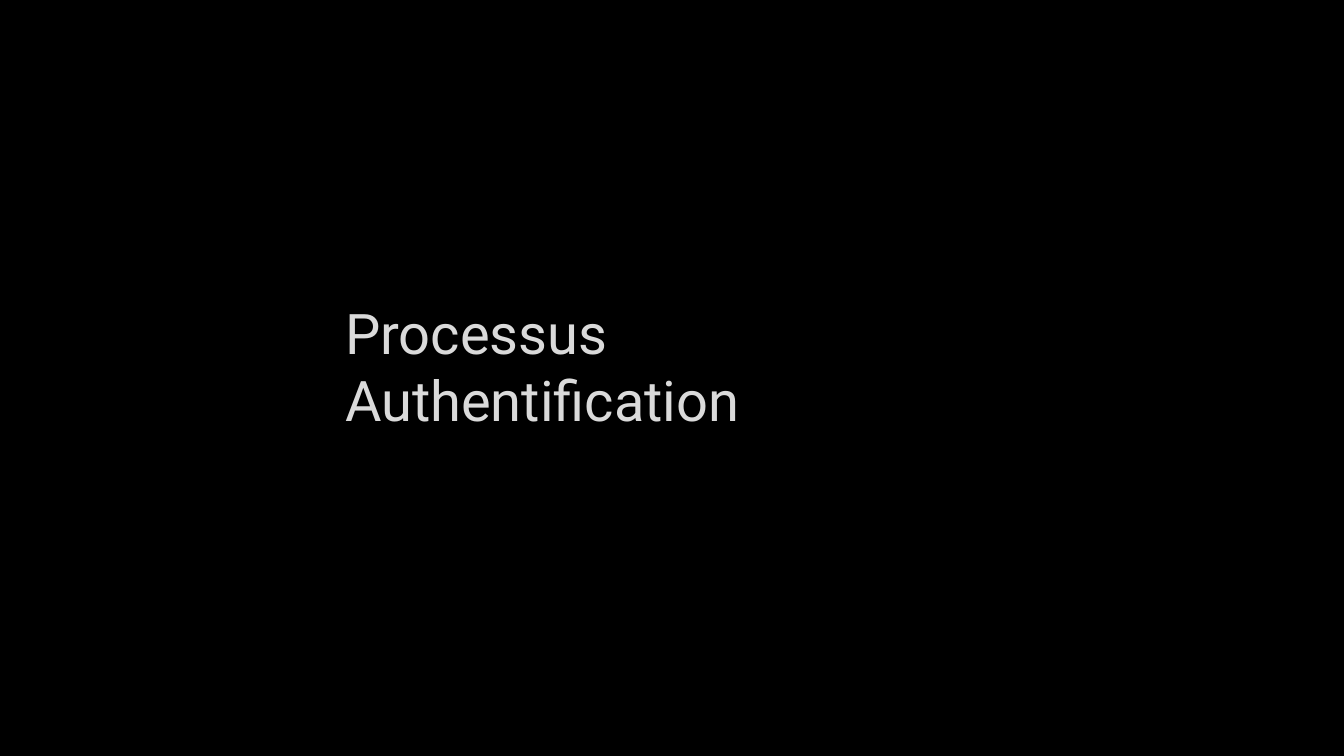
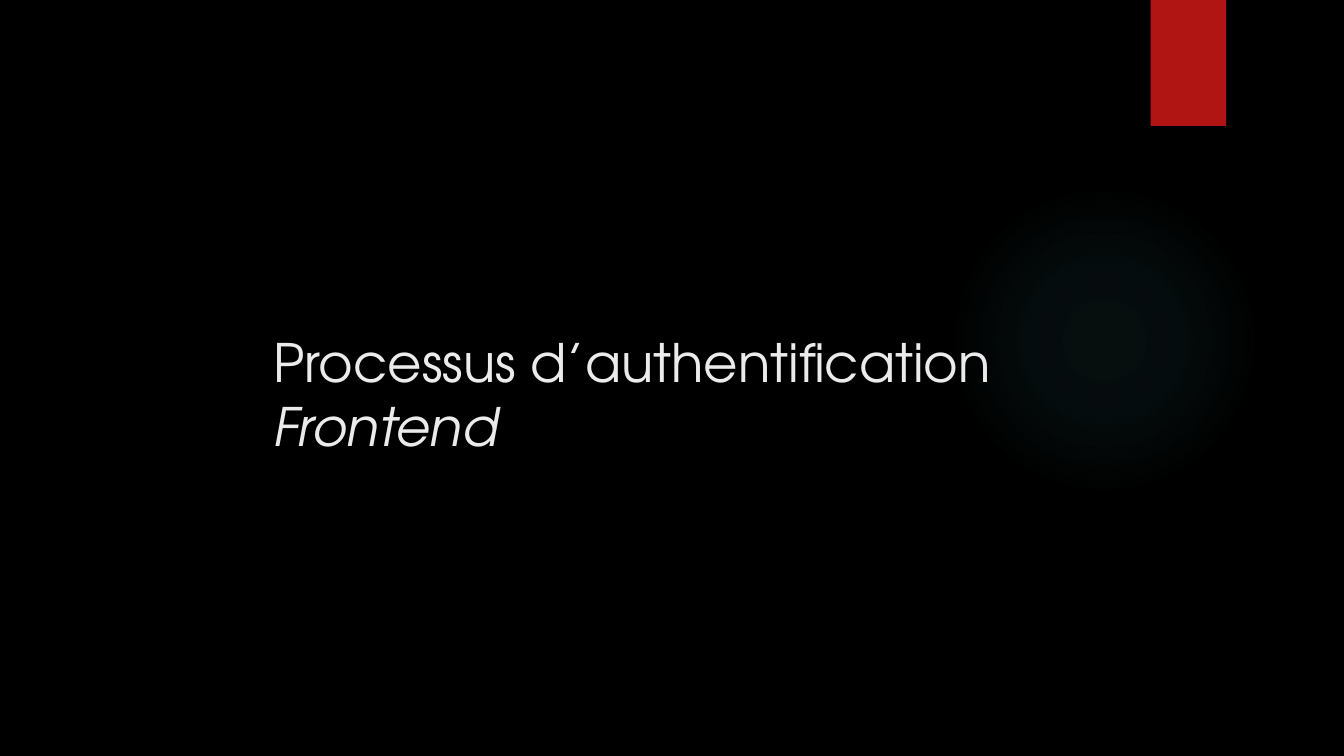
Before and after one commit to mbonjour/Shoot4Stats, a slide deck: slide 4 of Documentation/Défense/Shoot4stats.pptx (slide 3 before the commit). Drawn at 1344x756 pixels with LibreOffice and Linux fonts; fonts in the diff are those of the drawing; background and template pictures are left out. Boxes give left, top, right and bottom in pixels: in the first picture for what was removed or moved away, otherwise in the second. Text is boxed around its words. In the diff, an @@ line names an element or a change of style, - is before the commit and + after.

```diff
--- a/Documentation/Défense/Shoot4stats.pptx
+++ b/Documentation/Défense/Shoot4stats.pptx
@@ rectangle added at bbox=[1150, 0, 1226, 126], fill #B01513 @@
@@ ellipse added at bbox=[949, 185, 1259, 495], fill gradient #50B9C1 @@
@@ title "Processus d’authentification Frontend" at bbox=[273, 343, 990, 447]: vertical alignment middle to top @@
@@ title at bbox=[273, 343, 990, 447]: text changed; size 40 to 37.8 pt; font Roboto to TeX Gyre Adventor; text colour #DADADA to #EBEBEB @@
-Processus Authentification
+Processus d’authentification Frontend
```
Also in this commit, not shown: 9 other slides changed, 3 slides added, 1 slide removed.
